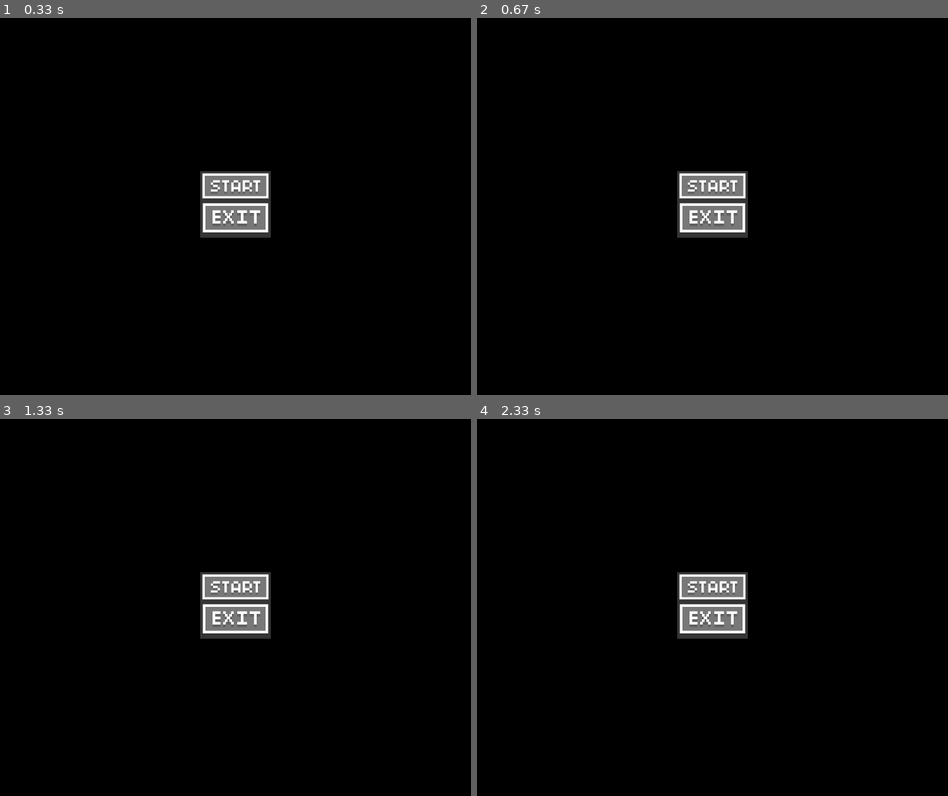
Above: before the commit, frames 1-4 (two rows, left to right).
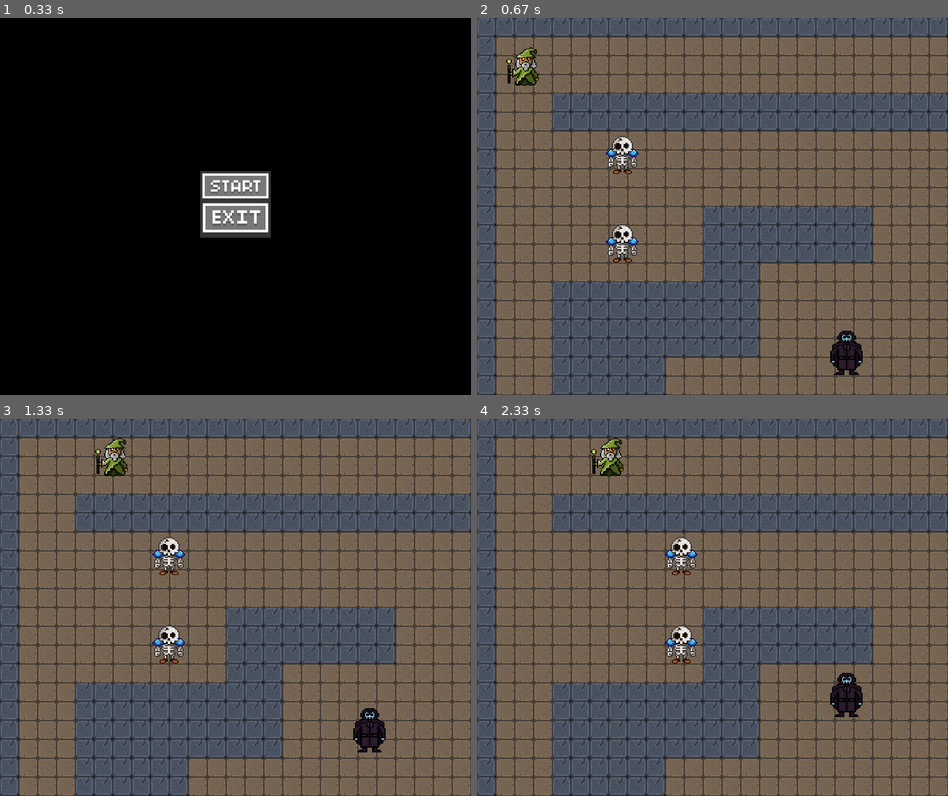
Above: after the commit, the same moments.

Repository: the-akira/PyGameDev
Game: pygame game, started from Exemplos/RPG/main.py
Two runs of this game, one before a commit and one after it. Both use one fixed random seed, a clock stepped at 60 frames per second and the inputs below.
Inputs (mouse positions are in pixels of both pictures, inside the frame that each line leads up to):
- Up to frame 1 (0.33 s): no input
- Up to frame 2 (0.67 s): tap Enter at 0.33 s
- Up to frame 3 (1.33 s): hold Right 0.67-1.13 s; move the mouse to (235, 633) at 0.7 s; hold Up from 1.17 s (still down)
- Up to frame 4 (2.33 s): release Up at 1.47 s; hold Right 1.5-1.97 s; hold Left from 2 s (still down)

Frame 1 is identical in both runs. In frame 2, 99% of the frame differs, in the area x 0-100%, y 0-100%; in frame 3, 99%; in frame 4, 99%.

Commit message:
RPG - Opção Iniciar Game com Tecla Enter

Diff:
--- a/Exemplos/RPG/main.py
+++ b/Exemplos/RPG/main.py
@@ -314,6 +314,7 @@
     player = Player(platforms, INITIAL_POS)
     skeletons = [
         Skeleton(platforms, (200,200)),
+        Skeleton(platforms, (200,350)),
         Skeleton(platforms, (200,850)),
         Skeleton(platforms, (1250,330))
     ]
@@ -361,6 +362,8 @@
             if event.type == pygame.KEYDOWN and event.key == pygame.K_ESCAPE and not main_menu:
                 screen.fill(pygame.Color("Black"))
                 paused = True
+            if event.type == pygame.KEYDOWN and event.key == pygame.K_RETURN:
+                main_menu = False
 
         if main_menu and not paused:
             if exit_button.draw(screen):
